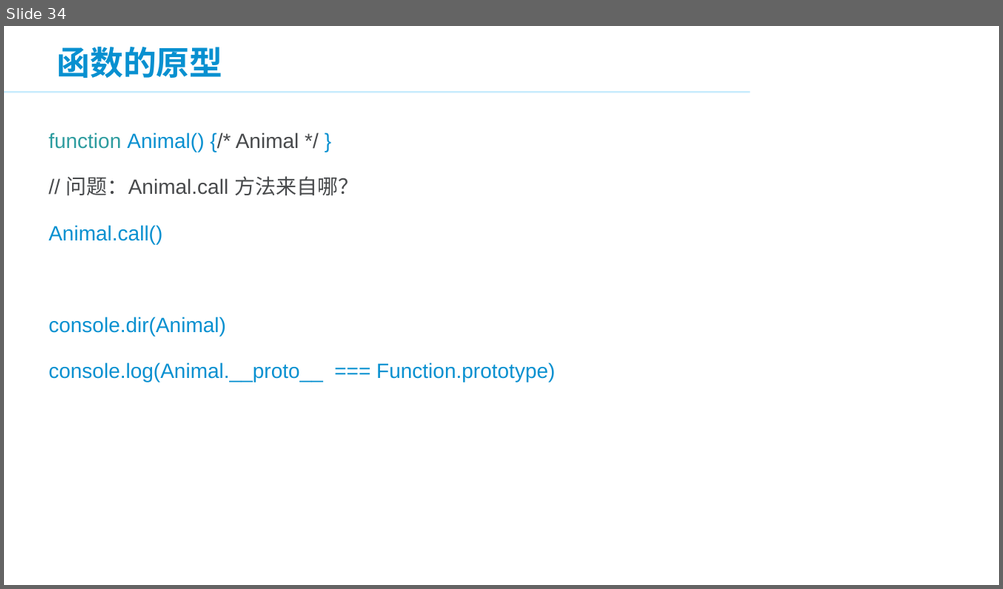
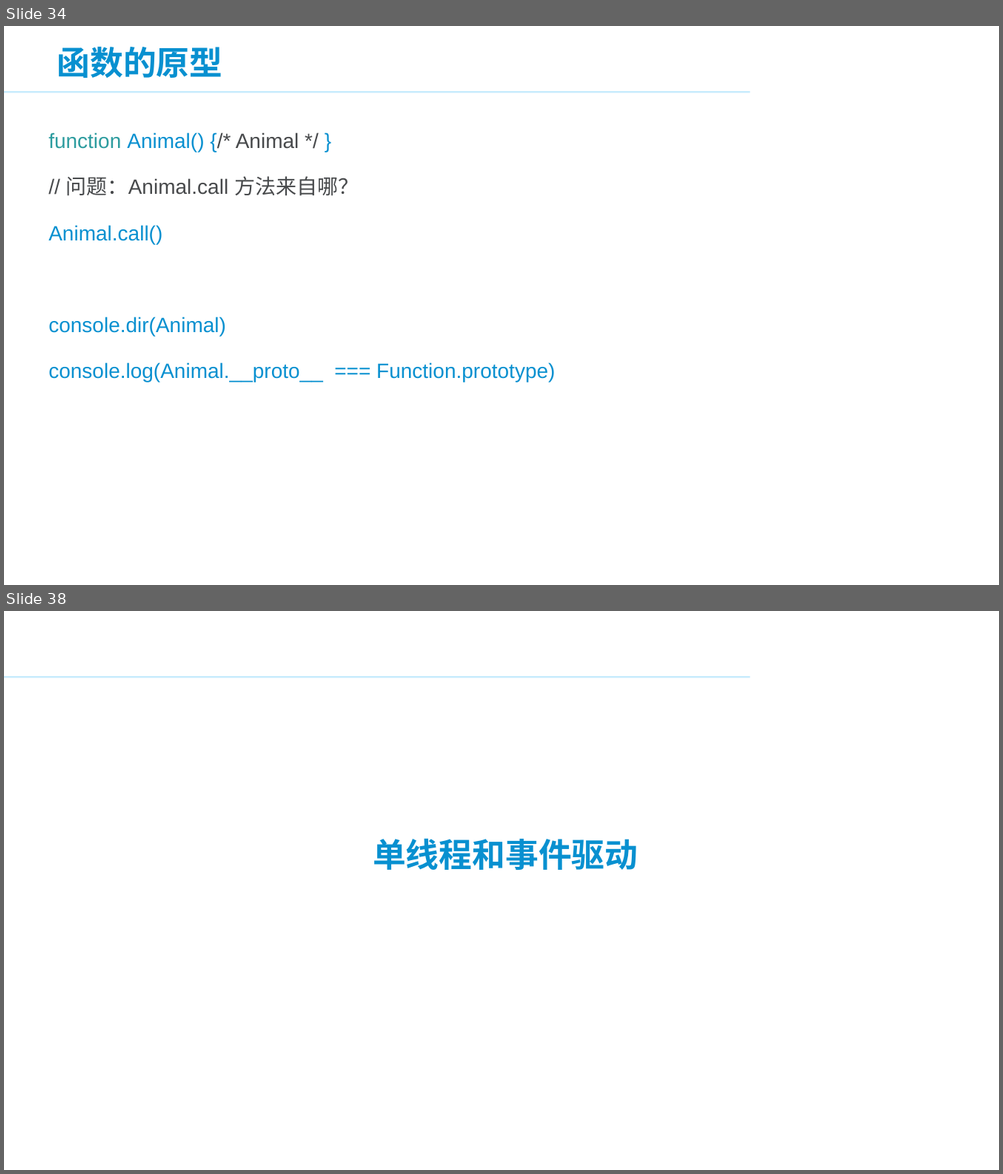
Before and after one commit to panxuepeng/javascript, a slide deck: ppt/JavaScript 高级部分.ppt. Shown one above the other, each under a label of ours: slide 34 before the commit, slides 34 and 38 after it; the slides between them are not shown. The pictures are 1003x589 and 1003x1174 pixels, drawn with LibreOffice and Linux fonts; fonts in the diff are those of the drawing; background and template pictures are left out. Boxes give left, top, right and bottom in pixels: in the first picture for what was removed or moved away, otherwise in the second. Text is boxed around its words. In the diff, an @@ line names an element or a change of style, - is before the commit and + after.

```diff
--- a/ppt/JavaScript 高级部分.ppt
+++ b/ppt/JavaScript 高级部分.ppt
@@ slide 38 added at (4,611,999,1170), background #FFFFFF; not listed: 2 template elements that a slide beside it also shows @@
@@ title added at (373,838,637,870), 32 pt, text #0890D0, bold @@
+单线程和事件驱动
```
Also in this commit, not shown: 9 other slides added, 14 slides removed, 6 other files.
